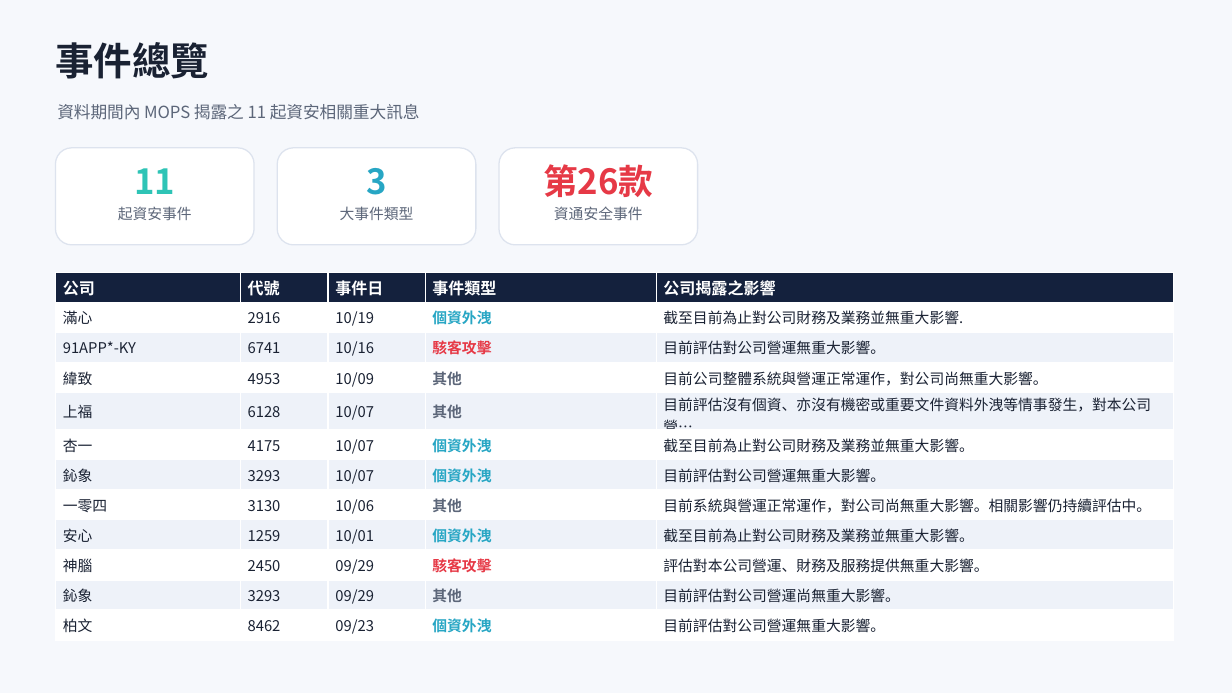
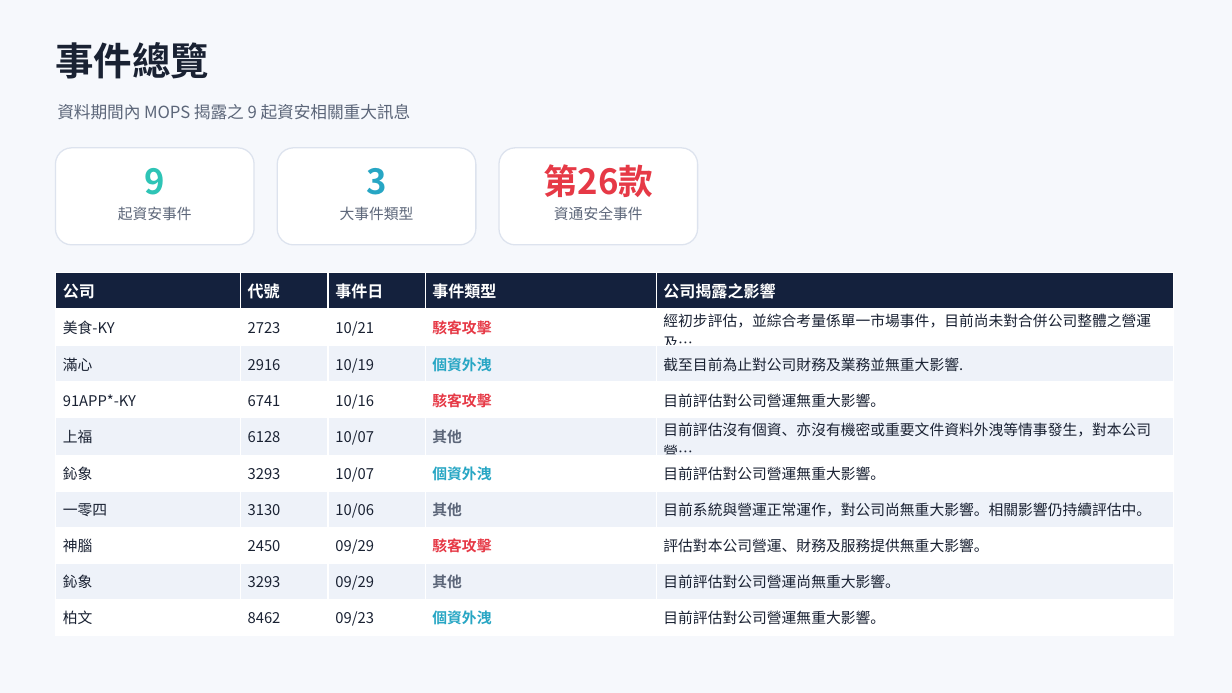
Before and after one commit to Johnnylin77/mops-isec-monitor, a slide deck: slide 2 of 資安事件因應分析.pptx. Drawn at 1232x693 pixels with LibreOffice and Linux fonts; fonts in the diff are those of the drawing. Boxes give left, top, right and bottom in pixels: in the first picture for what was removed or moved away, otherwise in the second. Text is boxed around its words. In the diff, an @@ line names an element or a change of style, - is before the commit and + after.

Commit message:
MOPS report: 2026-10-22

```diff
--- a/資安事件因應分析.pptx
+++ b/資安事件因應分析.pptx
@@ text at <box>57,104,411,120</box>: text changed @@
-資料期間內 MOPS 揭露之 11 起資安相關重大訊息
+資料期間內 MOPS 揭露之 9 起資安相關重大訊息
@@ text at <box>145,168,165,195</box>: text changed @@
-11
+9
@@ table at <box>55,273,1174,633</box> @@
+row 2: 美食-KY | 2723 | 10/21 | 駭客攻擊 | 經初步評估，並綜合考量係單一市場事件，目前尚未對合併公司整體之營運及…
-row 4: 緯致 | 4953 | 10/09 | 其他 | 目前公司整體系統與營運正常運作，對公司尚無重大影響。
-row 6: 杏一 | 4175 | 10/07 | 個資外洩 | 截至目前為止對公司財務及業務並無重大影響。
-row 9: 安心 | 1259 | 10/01 | 個資外洩 | 截至目前為止對公司財務及業務並無重大影響。
```
Also in this commit, not shown: 6 other slides changed, 2 other files.
